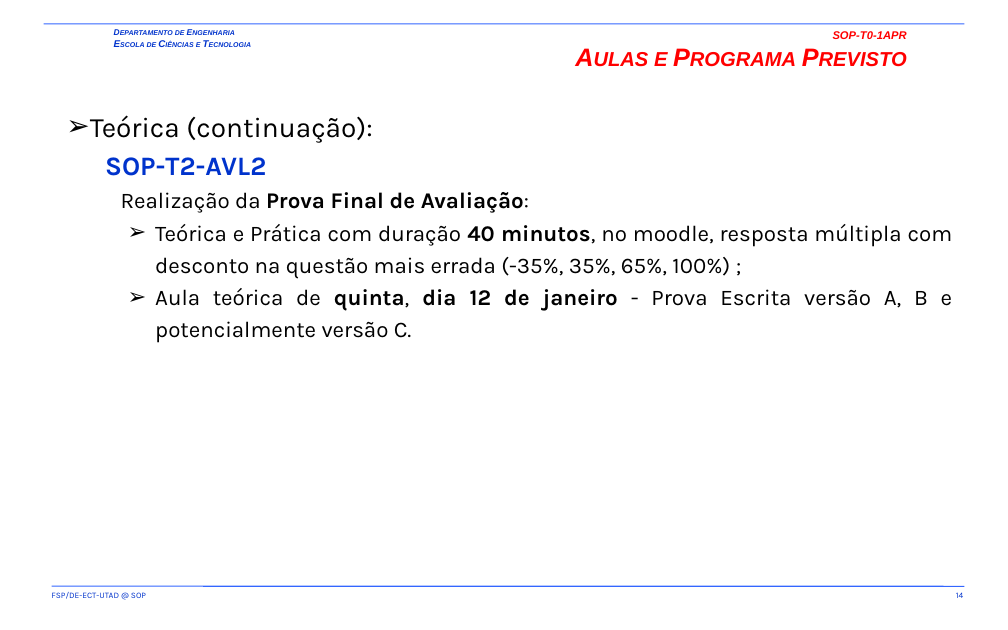
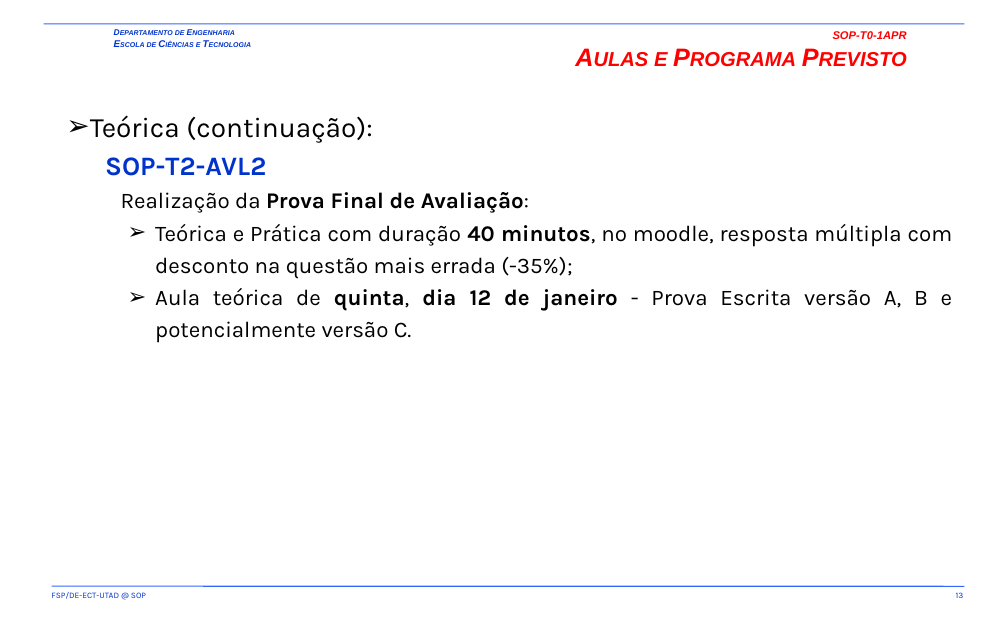
Before and after one commit to fsp864/UTAD-SOP, a slide deck: slide 13 of aulas/t/SOP-T0-1APR.pptx (slide 14 before the commit). Drawn at 1008x630 pixels with LibreOffice and Linux fonts; fonts in the diff are those of the drawing; background and template pictures are left out. Boxes give left, top, right and bottom in pixels: in the first picture for what was removed or moved away, otherwise in the second. Text is boxed around its words. In the diff, an @@ line names an element or a change of style, - is before the commit and + after.

```diff
--- a/aulas/t/SOP-T0-1APR.pptx
+++ b/aulas/t/SOP-T0-1APR.pptx
@@ text at (155,224,953,279): text changed @@
-    ➢ Teórica e Prática com duração 40 minutos, no moodle, resposta múltipla com desconto na questão mais errada (-35%, 35%, 65%, 100%) ;
+    ➢ Teórica e Prática com duração 40 minutos, no moodle, resposta múltipla com desconto na questão mais errada (-35%);
@@ page number at (956,592,964,598): text changed @@
-14
+13
```
Also in this commit, not shown: 4 other slides changed, 1 slide removed, 13 other files.
